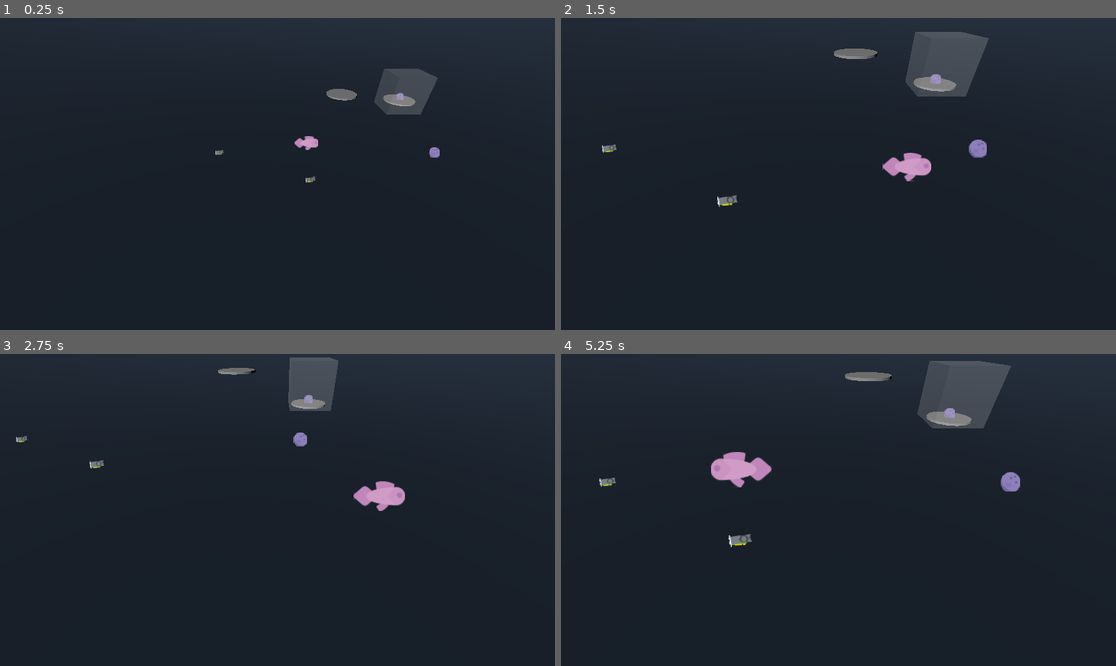
Above: before the commit, frames 1-4 (two rows, left to right).
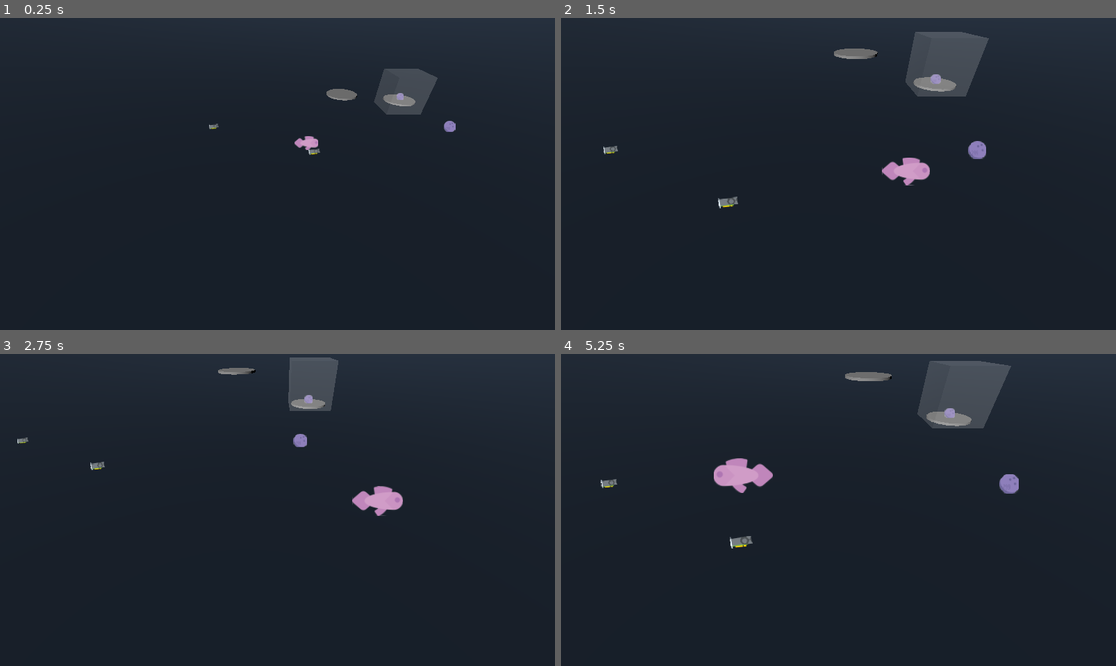
Above: after the commit, the same moments.

Repository: sundowns/full-scale-operation
Game: Godot game, scene res://world.tscn
Two runs of this game, one before a commit and one after it. Both use one fixed random seed, a clock stepped at 60 frames per second and the inputs below.
Inputs:
- Up to frame 1 (0.25 s): no input
- Up to frame 2 (1.5 s): tap Enter (ui_accept) at 0.5, 0.77 s; hold D (move_right) 0.53-1.28 s; hold Shift (graboss) 0.53-1.28 s; hold S (move_down) from 1.28 s (still down); tap Shift (graboss) at 1.35 s
- Up to frame 3 (2.75 s): tap Enter (ui_accept) at 1.52 s; release S (move_down) at 2.03 s; hold D (move_right) from 2.03 s (still down); hold Shift (graboss) from 2.03 s (still down)
- Up to frame 4 (5.25 s): release D (move_right) at 2.78 s; release Shift (graboss) at 2.78 s; hold W (move_up) 2.78-3.53 s; tap Shift (graboss) at 2.85, 4.35 s; tap Enter (ui_accept) at 3.02, 3.77, 4.52 s; hold Shift (graboss) 3.53-4.28 s; hold A (move_left) 3.53-5.03 s; hold S (move_down) from 5.03 s (still down); hold Shift (graboss) from 5.03 s (still down)

The runs differ from the first frame. In frame 1, 0.2% of the frame differs, in the area x 37-83%, y 32-53%; in frame 2, 0.5%; in frame 3, 0.5%; in frame 4, 0.8%, in the area x 6-83%, y 31-63%.

Commit message:
make items rigid bodies

Diff:
--- a/components/hand.tscn
+++ b/components/hand.tscn
@@ -3,7 +3,7 @@
 [ext_resource type="Script" path="res://components/hand.gd" id="1_gex7r"]
 
 [sub_resource type="BoxShape3D" id="BoxShape3D_euffu"]
-size = Vector3(1, 0.5, 0.717)
+size = Vector3(1, 0.592773, 0.717)
 
 [node name="Hand" type="Node3D"]
 script = ExtResource("1_gex7r")
@@ -13,6 +13,7 @@
 collision_mask = 4
 
 [node name="TheShapeWithWhichYouMayGraboss" type="CollisionShape3D" parent="Graboss"]
+transform = Transform3D(1, 0, 0, 0, 1, 0, 0, 0, 1, 0, -0.0463867, 0)
 shape = SubResource("BoxShape3D_euffu")
 
 [connection signal="area_entered" from="Graboss" to="." method="_on_graboss_area_entered"]
--- a/components/player.tscn
+++ b/components/player.tscn
@@ -7,7 +7,7 @@
 
 [sub_resource type="CapsuleShape3D" id="CapsuleShape3D_5p7xc"]
 radius = 0.25
-height = 1.0
+height = 0.75
 
 [node name="Player" type="CharacterBody3D"]
 collision_layer = 2
--- a/items/item.gd
+++ b/items/item.gd
@@ -1,4 +1,4 @@
-extends Node3D
+extends RigidBody3D
 class_name Item
 
 @export var data: ItemData
@@ -29,7 +29,9 @@
 func _on_pickup() -> void:
 	top_level = true
 	is_being_held = true
+	freeze = true
 
 func _on_drop() -> void:
 	top_level = false
 	is_being_held = false
+	freeze = false
--- a/items/item.tscn
+++ b/items/item.tscn
@@ -11,9 +11,16 @@
 pixel_size = 0.01
 follow_speed = 6.0
 
-[node name="Item" type="Node3D"]
+[sub_resource type="BoxShape3D" id="BoxShape3D_dadgd"]
+size = Vector3(0.5, 0.5, 0.5)
+
+[node name="Item" type="RigidBody3D"]
+collision_layer = 4
 script = ExtResource("1_0wl3l")
 data = SubResource("Resource_4que5")
+
+[node name="CollisionShape3D" type="CollisionShape3D" parent="."]
+shape = SubResource("BoxShape3D_dadgd")
 
 [node name="Sprite3D" type="Sprite3D" parent="."]
 billboard = 1
--- a/world.tscn
+++ b/world.tscn
@@ -45,15 +45,15 @@
 [node name="Items" type="Node" parent="."]
 
 [node name="Item" parent="Items" instance=ExtResource("3_f42o3")]
-transform = Transform3D(1, 0, 0, 0, 1, 0, 0, 0, 1, 0, 0.285663, 1.91252)
+transform = Transform3D(1, 0, 0, 0, 1, 0, 0, 0, 1, 0, 1.88621, 1.91252)
 data = ExtResource("4_cesal")
 
 [node name="Item2" parent="Items" instance=ExtResource("3_f42o3")]
-transform = Transform3D(1, 0, 0, 0, 1, 0, 0, 0, 1, 6, 0.286, 0)
+transform = Transform3D(1, 0, 0, 0, 1, 0, 0, 0, 1, 6, 1.88655, 0)
 data = ExtResource("6_5oj11")
 
 [node name="Item3" parent="Items" instance=ExtResource("3_f42o3")]
-transform = Transform3D(1, 0, 0, 0, 1, 0, 0, 0, 1, -4, 0.286, 0)
+transform = Transform3D(1, 0, 0, 0, 1, 0, 0, 0, 1, -4, 1.88655, 0)
 data = ExtResource("4_cesal")
 
 [node name="Camera3D" type="Camera3D" parent="."]
Not shown: 1 places in items/item.tscn that only renumber resources
